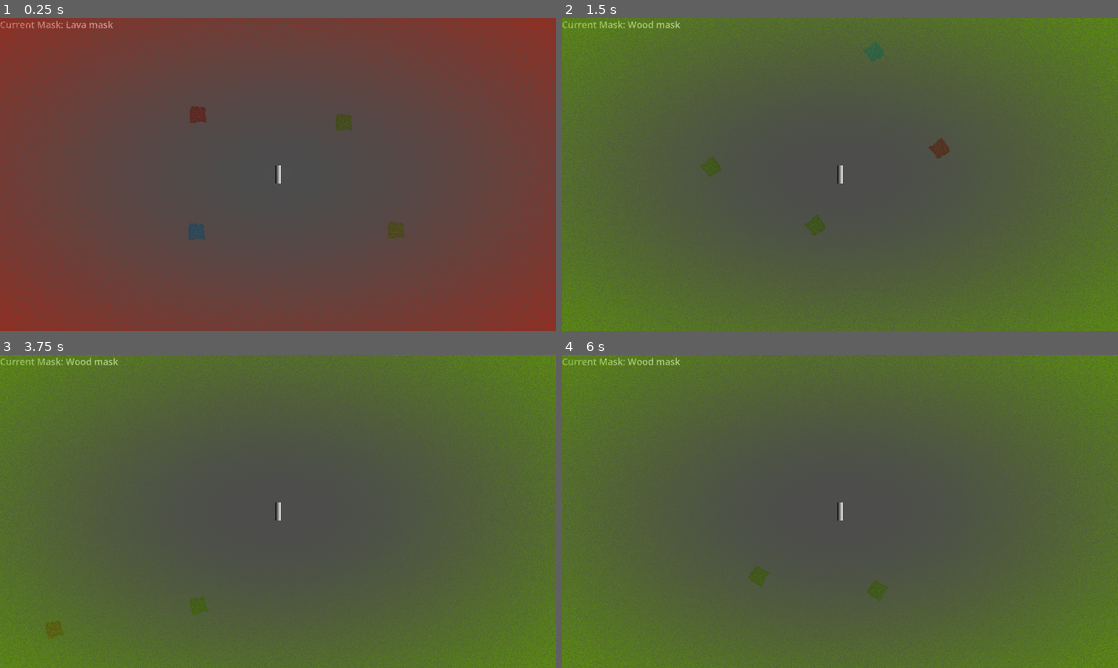
Above: before the commit, frames 1-4 (two rows, left to right).
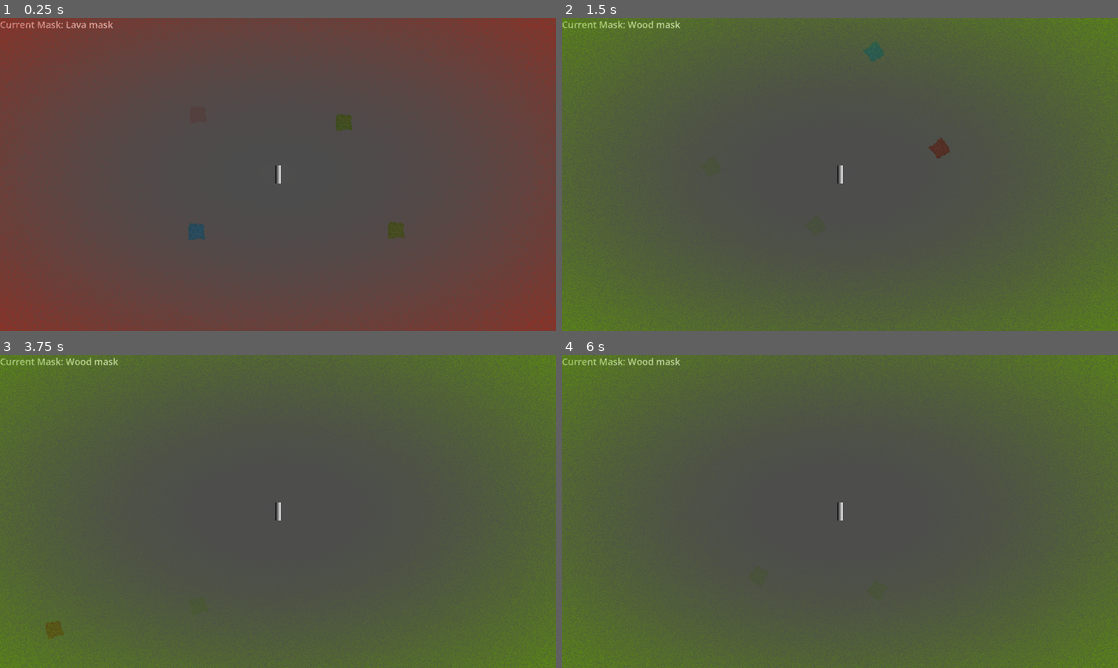
Above: after the commit, the same moments.

Repository: ccoors/mask
Game: Godot game, scene res://scenes/main_scene.tscn
The game is run twice, just before and just after one commit, with the same random seed, the same clock (stepped at 60 frames per second) and the same inputs.
Inputs:
- Up to frame 1 (0.25 s): no input
- Up to frame 2 (1.5 s): hold Right (right) 0.53-1.28 s; tap 1 (mask_1) at 0.6 s; hold Down (down) from 1.28 s (still down); tap 2 (mask_2) at 1.35 s
- Up to frame 3 (3.75 s): release Down (down) at 2.03 s; hold Right (right) 2.03-2.78 s; tap 3 (mask_3) at 2.1 s; hold Up (up) 2.78-3.53 s; tap 1 (mask_1) at 2.85 s; hold Left (left) from 3.53 s (still down); tap 2 (mask_2) at 3.6 s
- Up to frame 4 (6 s): tap 3 (mask_3) at 4.35 s; release Left (left) at 5.03 s; hold Down (down) 5.03-5.78 s; tap 1 (mask_1) at 5.1 s; hold Right (right) from 5.78 s (still down); tap 2 (mask_2) at 5.85 s

The runs differ from the first frame. In frame 1, 0.1% of the frame differs, in the area x 34-38%, y 28-34%; in frame 2, 0.3%, in the area x 0-48%, y 1-70%; in frame 3, 0.2%; in frame 4, 0.3%.

Commit message:
fix: stein alpha

Diff:
--- a/scenes/main_scene.tscn
+++ b/scenes/main_scene.tscn
@@ -4,13 +4,13 @@
 [ext_resource type="PackedScene" uid="uid://canf8l0o81yey" path="res://scenes/player.tscn" id="1_w2twt"]
 [ext_resource type="PackedScene" uid="uid://coeqlhbyqq13y" path="res://scenes/level.tscn" id="2_gubc5"]
 [ext_resource type="PackedScene" uid="uid://cd1n8io8yoe1u" path="res://scenes/ui.tscn" id="2_pw63i"]
-[ext_resource type="Shader" path="res://assets/shaders/tint.gdshader" id="4_gubc5"]
+[ext_resource type="Shader" uid="uid://daml0425ewole" path="res://assets/shaders/tint.gdshader" id="4_gubc5"]
 
 [sub_resource type="ShaderMaterial" id="ShaderMaterial_gubc5"]
 shader = ExtResource("4_gubc5")
-shader_parameter/inner_radius = 0.0
+shader_parameter/inner_radius = 0.2
 shader_parameter/outer_radius = 0.7
-shader_parameter/vignette_strength = 0.2
+shader_parameter/vignette_strength = 0.1
 shader_parameter/vignette_color = Color(0, 0, 0, 0)
 
 [node name="Main" type="Node2D" unique_id=449981256]
--- a/scenes/stein.gd
+++ b/scenes/stein.gd
@@ -4,6 +4,13 @@
 
 func _ready():
     update_mask_id()
+    GLOBALS.mask_changed.connect(mask_changed)
+
+func mask_changed(idx: int):
+    if idx == mask_id:
+        modulate.a = 0.3
+    else:
+        modulate.a = 1.0
 
 func update_mask_id():
     var mask = GLOBALS.MASKS[mask_id]
